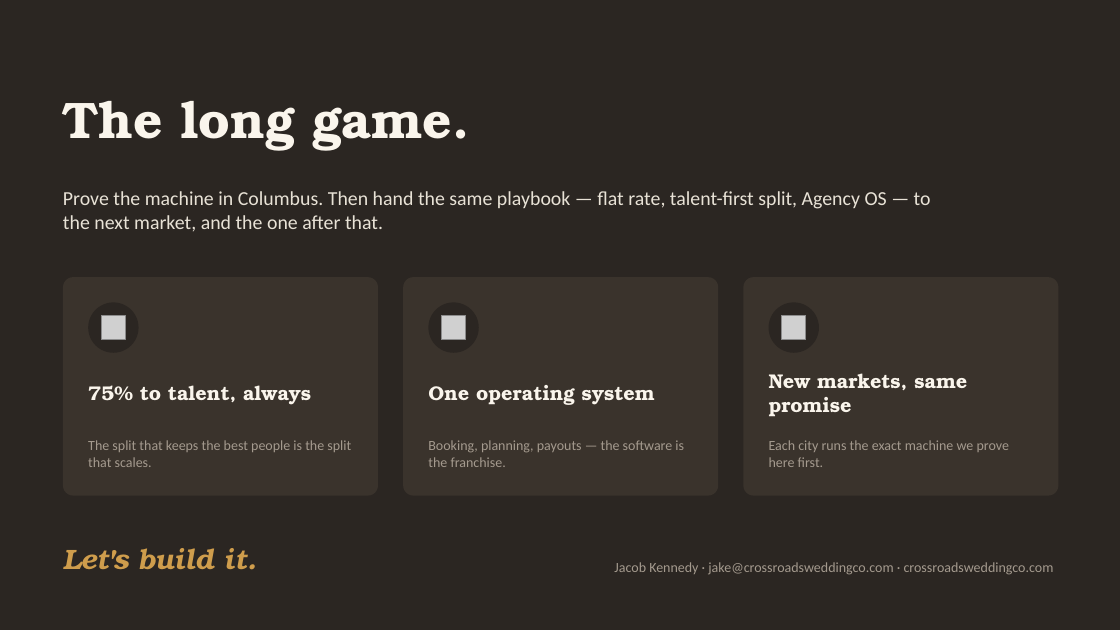
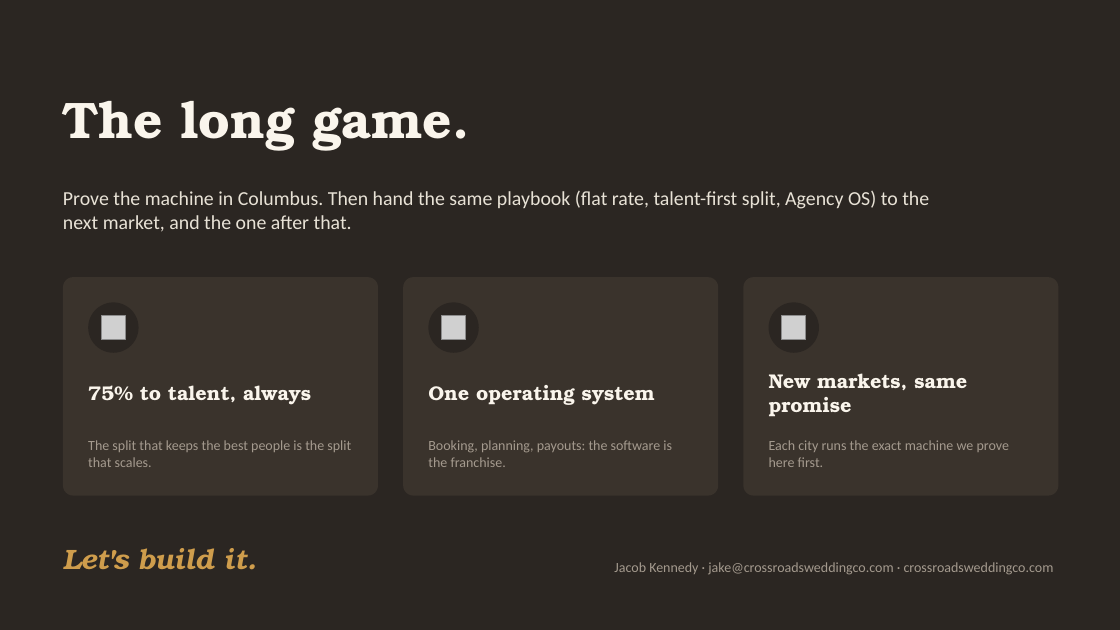
Before and after one commit to Legal-Leaf-Market/CrossroadsWeddingCo, a slide deck: slide 8 of content/partner/crossroads-partner-brief-nic.pptx. Drawn at 1120x630 pixels with LibreOffice and Linux fonts; fonts in the diff are those of the drawing; grey boxes stand for pictures. Boxes give left, top, right and bottom in pixels: in the first picture for what was removed or moved away, otherwise in the second. Text is boxed around its words. In the diff, an @@ line names an element or a change of style, - is before the commit and + after.

```diff
--- a/content/partner/crossroads-partner-brief-nic.pptx
+++ b/content/partner/crossroads-partner-brief-nic.pptx
@@ text at <box>63,191,929,232</box>: text changed @@
-Prove the machine in Columbus. Then hand the same playbook — flat rate, talent-first split, Agency OS — to the next market, and the one after that.
+Prove the machine in Columbus. Then hand the same playbook (flat rate, talent-first split, Agency OS) to the next market, and the one after that.
@@ text at <box>428,440,672,467</box>: text changed @@
-Booking, planning, payouts — the software is the franchise.
+Booking, planning, payouts: the software is the franchise.
```
Also in this commit, not shown: 7 other slides changed, 30 other files.
